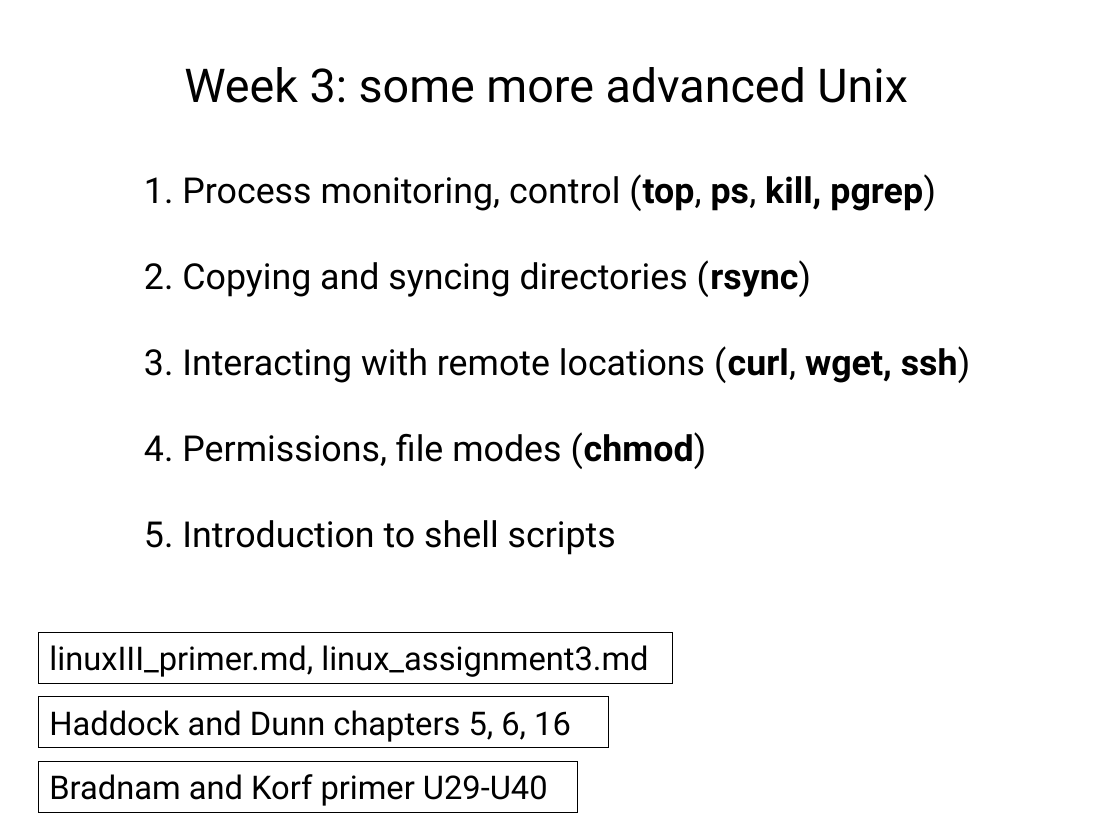
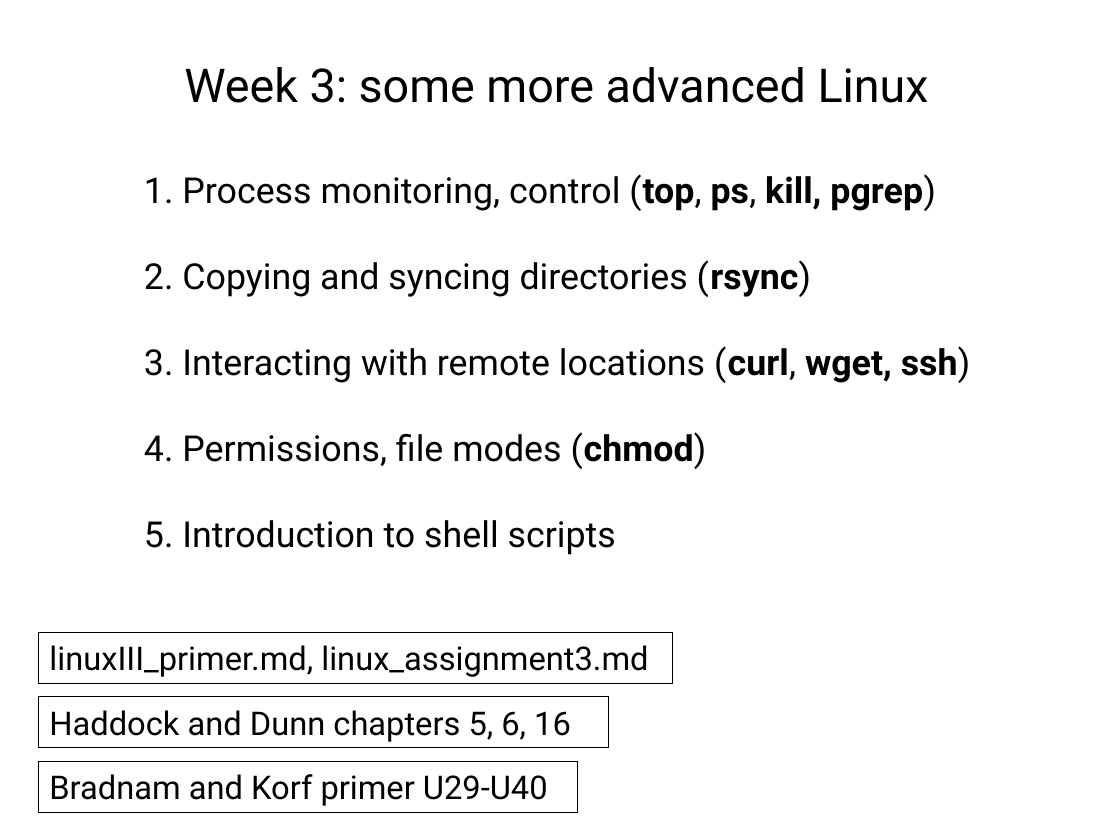
Before and after one commit to tparchman/F25_BIOL792, a slide deck: slide 1 of week3_unixIII/week3.pptx. Drawn at 1120x840 pixels with LibreOffice and Linux fonts; fonts in the diff are those of the drawing. Boxes give left, top, right and bottom in pixels: in the first picture for what was removed or moved away, otherwise in the second. Text is boxed around its words. In the diff, an @@ line names an element or a change of style, - is before the commit and + after.

```diff
--- a/week3_unixIII/week3.pptx
+++ b/week3_unixIII/week3.pptx
@@ text at (184, 67, 929, 103): text changed @@
-Week 3: some more advanced Unix
+Week 3: some more advanced Linux
```
Also in this commit, not shown: 3 other files.
